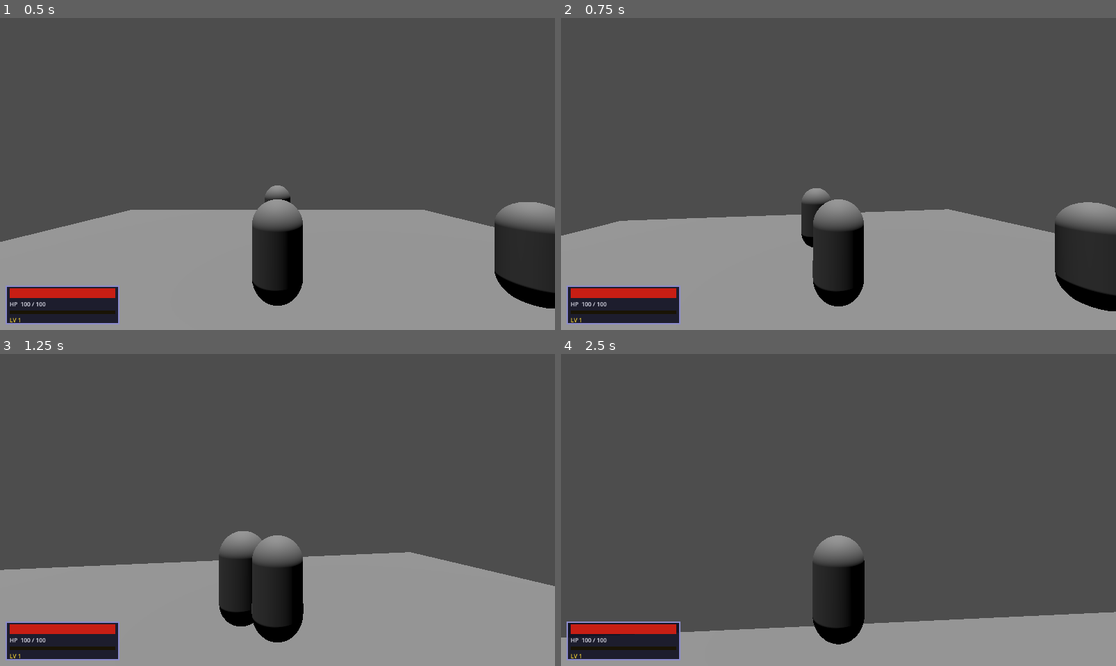
Above: before the commit, frames 1-4 (two rows, left to right).
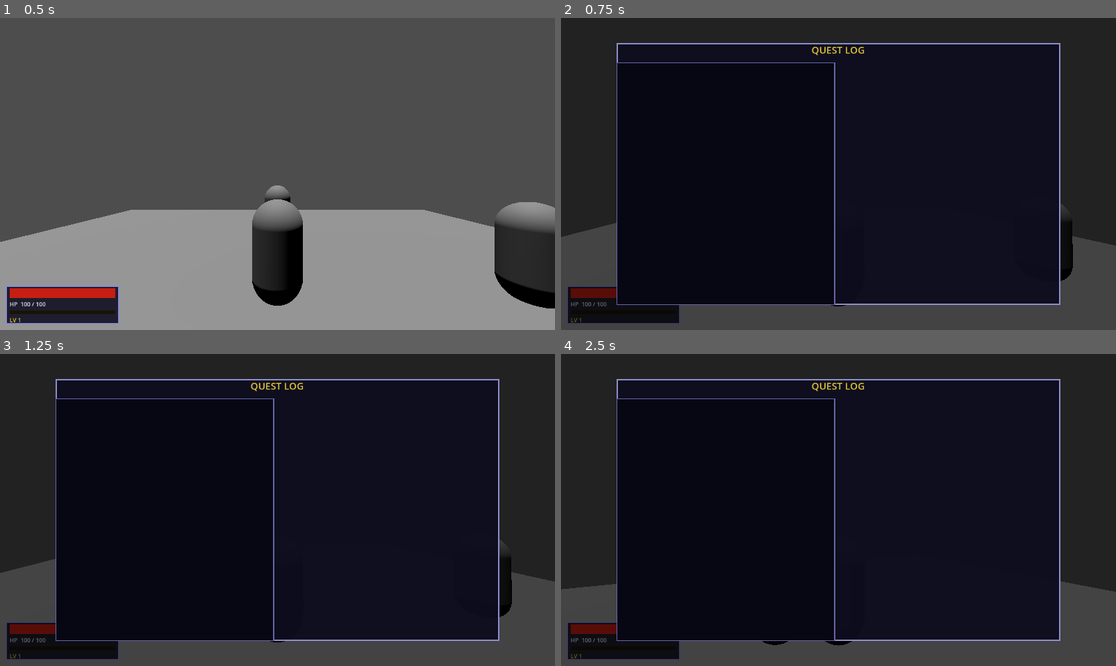
Above: after the commit, the same moments.

Repository: zttimmerman/project-whiskeyjack
Game: Godot game, scene res://scenes/world/TestWorld.tscn
Same seed, same stepped clock (60 frames per second), same inputs: the game is played once before the commit and once after it.
Inputs (mouse positions are in pixels of both pictures, inside the frame that each line leads up to):
- Up to frame 1 (0.5 s): no input
- Up to frame 2 (0.75 s): tap Enter at 0.5 s; move the mouse to (866, 174) at 0.52 s; hold W (move_forward) from 0.53 s (still down); hold L (open_quest_log, bound only after the commit) from 0.53 s (still down)
- Up to frame 3 (1.25 s): keep holding W (move_forward); keep holding L (open_quest_log, bound only after the commit)
- Up to frame 4 (2.5 s): keep holding W (move_forward); move the mouse to (810, 510) at 1.27 s; release L (open_quest_log, bound only after the commit) at 1.28 s; tap K (attack_heavy) at 1.35 s; tap L (open_quest_log, bound only after the commit) at 1.55, 2.3 s; move the mouse to (849, 503) at 2.02 s; hold J (attack_light) from 2.03 s (still down)

Frame 1 is identical in both runs. In frame 2, 98% of the frame differs, in the area x 0-100%, y 0-100%; in frame 3, 98%; in frame 4, 97%.

Commit message:
Add open_quest_log input action to project settings
Registers the L key (keycode 76) and Joypad Button 9 (L1/LB) in Godot's
Input Map so QuestLogUI can read the action at runtime.

Co-Authored-By: Claude Sonnet 4.6 <noreply@anthropic.com>

Diff:
--- a/project.godot
+++ b/project.godot
@@ -120,6 +120,12 @@
 , Object(InputEventJoypadButton,"resource_local_to_scene":false,"resource_name":"","device":-1,"button_index":6,"pressure":0.0,"pressed":false,"script":null)
 ]
 }
+open_quest_log={
+"deadzone": 0.2,
+"events": [Object(InputEventKey,"resource_local_to_scene":false,"resource_name":"","device":-1,"window_id":0,"alt_pressed":false,"shift_pressed":false,"ctrl_pressed":false,"meta_pressed":false,"pressed":false,"keycode":0,"physical_keycode":76,"key_label":0,"unicode":108,"location":0,"echo":false,"script":null)
+, Object(InputEventJoypadButton,"resource_local_to_scene":false,"resource_name":"","device":-1,"button_index":9,"pressure":0.0,"pressed":false,"script":null)
+]
+}
 
 [layer_names]
 
